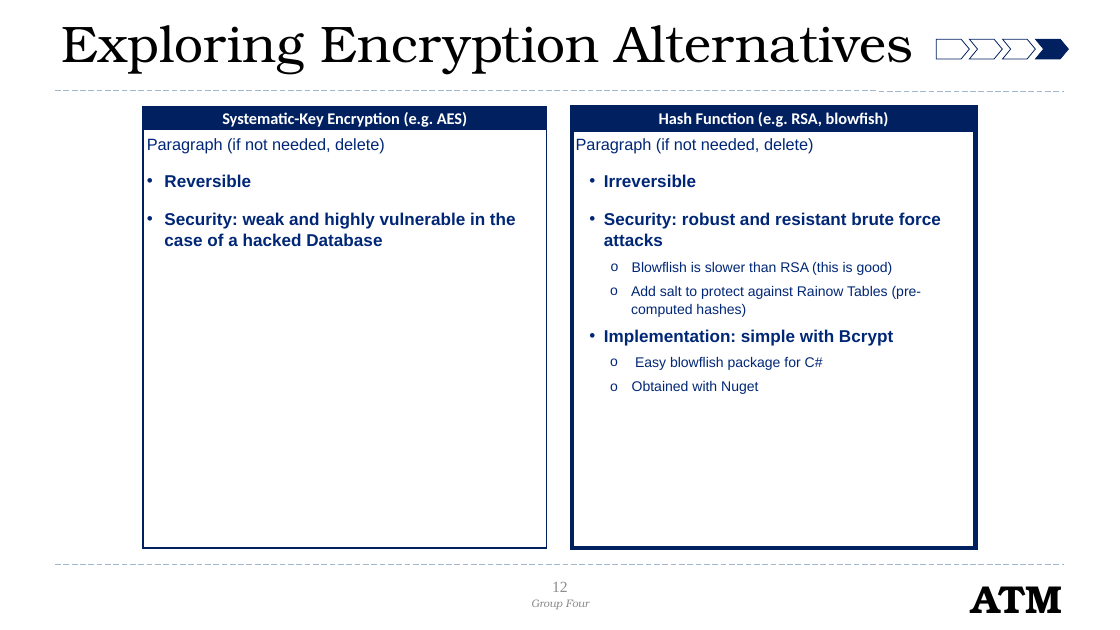
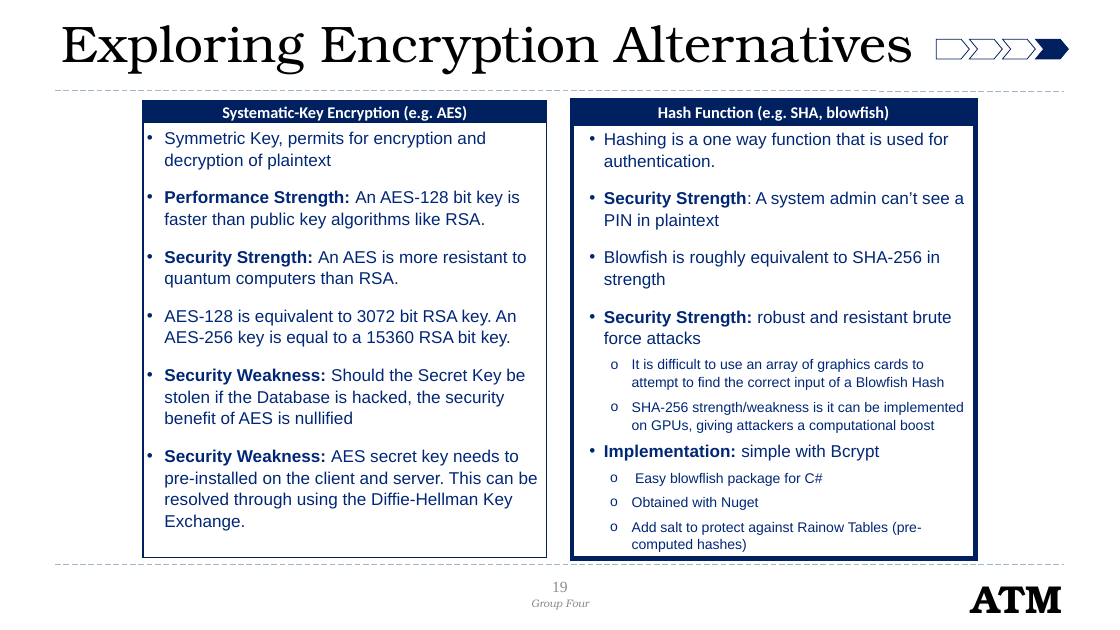
Before and after one commit to mari-husain/csharp-atm, a slide deck: slide 19 of Other/C# Project.pptx (slide 12 before the commit). Drawn at 1120x630 pixels with LibreOffice and Linux fonts; fonts in the diff are those of the drawing; background and template pictures are left out. Boxes give left, top, right and bottom in pixels: in the first picture for what was removed or moved away, otherwise in the second. Text is boxed around its words. In the diff, an @@ line names an element or a change of style, - is before the commit and + after.

```diff
--- a/Other/C# Project.pptx
+++ b/Other/C# Project.pptx
@@ rectangle "Systematic-Key Encryption (e.g. AES)": place and size @@
-rectangle "Systematic-Key Encryption (e.g. AES)" at [143, 108, 547, 130]
+rectangle "Systematic-Key Encryption (e.g. AES)" at [143, 101, 547, 123]
@@ rectangle "Hash Function (e.g. SHA, blowfish)": place and size @@
-rectangle "Hash Function (e.g. SHA, blowfish)" at [572, 108, 976, 130]
+rectangle "Hash Function (e.g. SHA, blowfish)" at [572, 101, 976, 124]
@@ text in rectangle at [658, 106, 889, 121]: text changed @@
-Hash Function (e.g. RSA, blowfish)
+Hash Function (e.g. SHA, blowfish)
@@ rectangle "Symmetric Key, permits for encryption ...": place and size @@
-rectangle "Symmetric Key, permits for encryption ..." at [143, 129, 547, 548]
+rectangle "Symmetric Key, permits for encryption ..." at [143, 123, 547, 558]
@@ text in rectangle at [164, 131, 538, 531]: text changed; bold off @@
-Paragraph (if not needed, delete)
-  • Reversible
-  • Security: weak and highly vulnerable in the case of a hacked Database
+  • Symmetric Key, permits for encryption and decryption of plaintext
+  • Performance Strength: An AES-128 bit key is faster than public key algorithms like RSA.
+  • Security Strength: An AES is more resistant to quantum computers than RSA.
+  • AES-128 is equivalent to 3072 bit RSA key. An AES-256 key is equal to a 15360 RSA bit key.
+  • Security Weakness: Should the Secret Key be stolen if the Database is hacked, the security benefit of AES is nullified
+  • Security Weakness: AES secret key needs to pre-installed on the client and server. This can be resolved through using the Diffie-Hellman Key Exchange.
@@ rectangle "Hashing is a one way ...": place and size @@
-rectangle "Hashing is a one way ..." at [572, 129, 976, 548]
+rectangle "Hashing is a one way ..." at [572, 123, 976, 558]
@@ text in rectangle at [604, 132, 965, 433]: text changed; size 9 to 11 pt @@
-Paragraph (if not needed, delete)
-  • Irreversible
-  • Security: robust and resistant brute force attacks
-    o Blowflish is slower than RSA (this is good)
-      o Add salt to protect against Rainow Tables (pre-computed hashes)
+  • Hashing is a one way function that is used for authentication.
+  • Security Strength: A system admin can’t see a PIN in plaintext
+  • Blowfish is roughly equivalent to SHA-256 in strength
+  • Security Strength: robust and resistant brute force attacks
+    o It is difficult to use an array of graphics cards to attempt to find the correct input of a Blowfish Hash
+    o SHA-256 strength/weakness is it can be implemented on GPUs, giving attackers a computational boost
@@ text in rectangle at [604, 444, 880, 461]: bold off in "simple with Bcrypt" @@
@@ text in rectangle at [632, 522, 922, 552]: paragraph added @@
+      o Add salt to protect against Rainow Tables (pre-computed hashes)
@@ page number at [552, 582, 568, 592]: text changed @@
-12
+19
```
Also in this commit, not shown: 7 other slides changed, 13 slides added, 5 slides removed.
